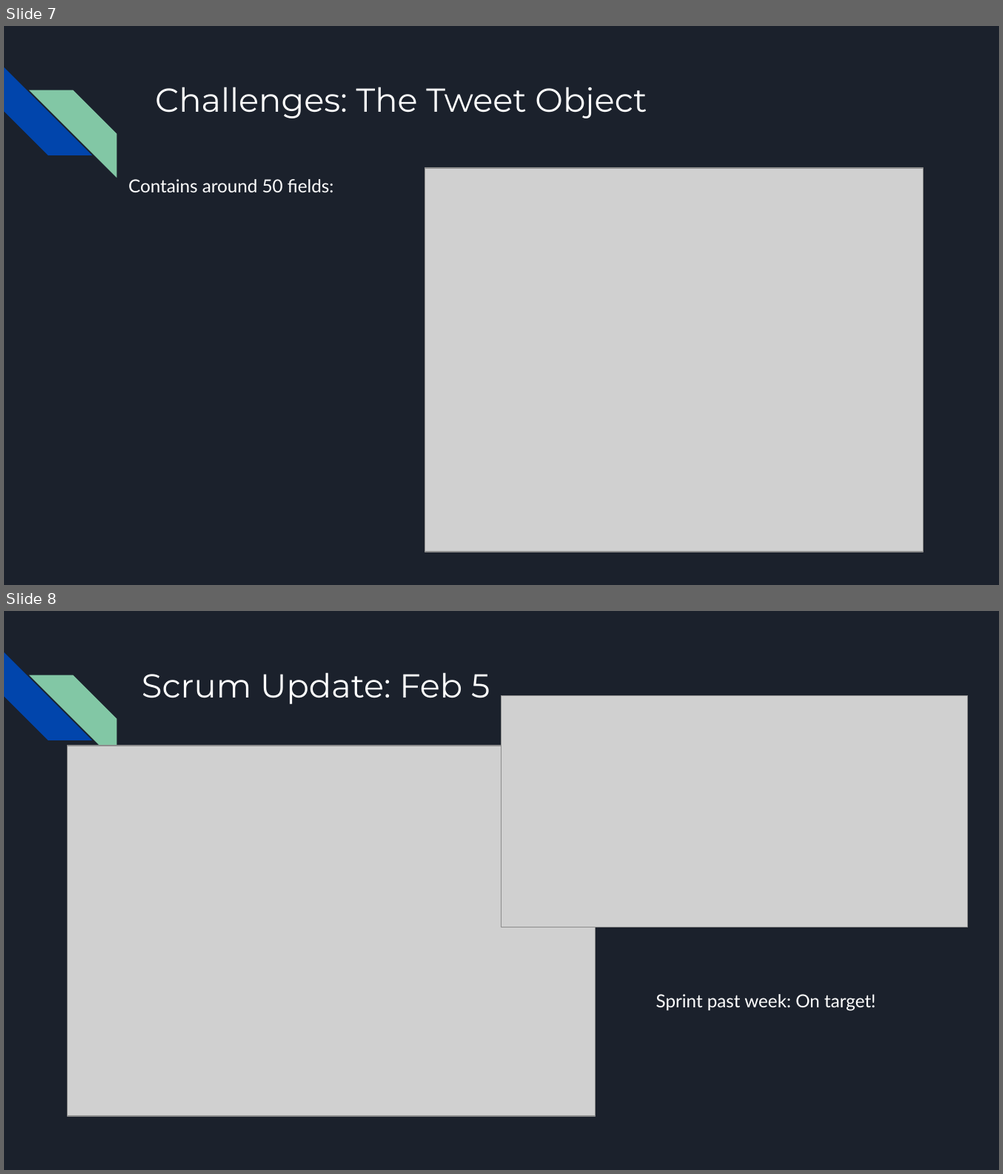
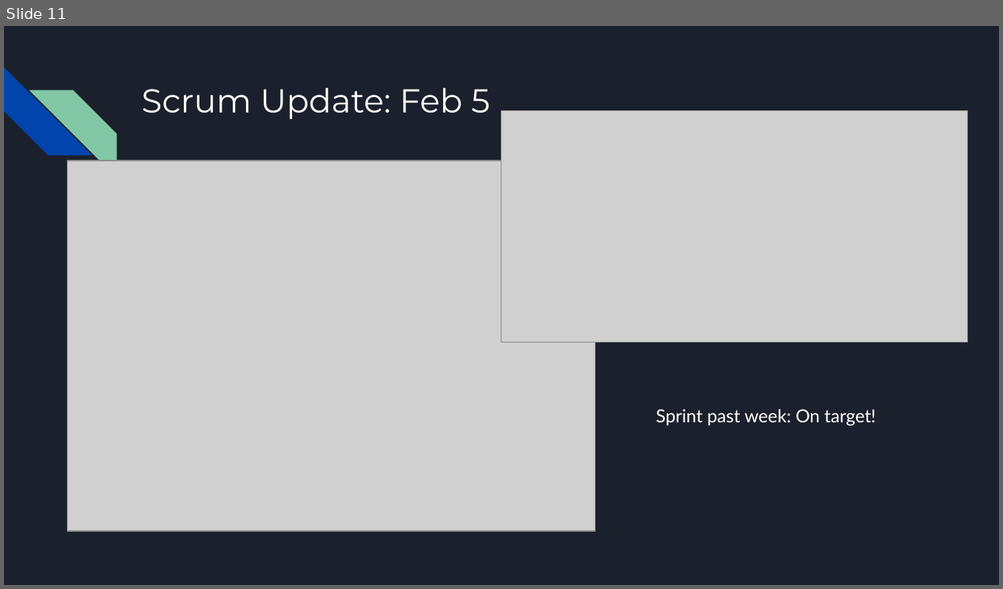
Before and after one commit to JoshCMoore/Massmine-for-the-Masses, a slide deck: documentation/slides/PresentationFeb7.pptx. Shown one above the other, each under a label of ours: slides 7 and 8 before the commit, slide 11 after it. The pictures are 1003x1174 and 1003x589 pixels, drawn with LibreOffice and Linux fonts; fonts in the diff are those of the drawing; grey boxes stand for pictures. Boxes give left, top, right and bottom in pixels: in the first picture for what was removed or moved away, otherwise in the second. Text is boxed around its words. In the diff, an @@ line names an element or a change of style, - is before the commit and + after.

```diff
--- a/documentation/slides/PresentationFeb7.pptx
+++ b/documentation/slides/PresentationFeb7.pptx
@@ slide 7 removed at box(4, 26, 999, 585), background #1B212C; not listed: 2 template elements that a slide beside it also shows @@
@@ title removed at box(155, 87, 646, 118) @@
-Challenges: The Tweet Object
@@ text removed at box(128, 179, 334, 192) @@
-Contains around 50 fields:
@@ picture removed at box(425, 168, 923, 552) @@
@@ what was slide 8 is now slide 11 @@
```
Also in this commit, not shown: 2 slides changed, 5 slides added, 1 other slide removed.
